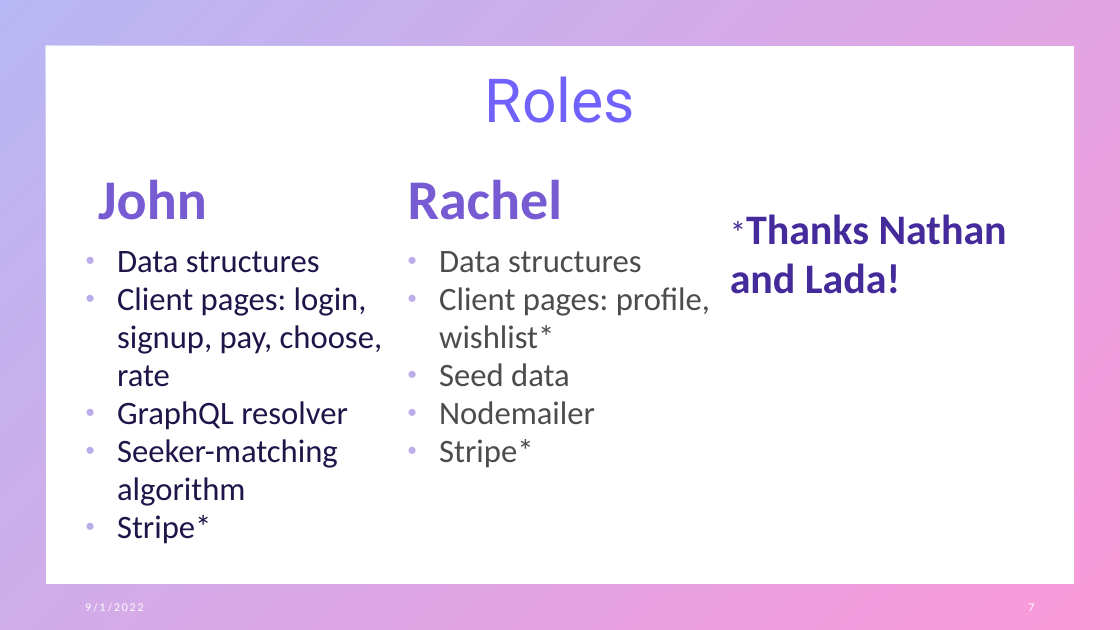
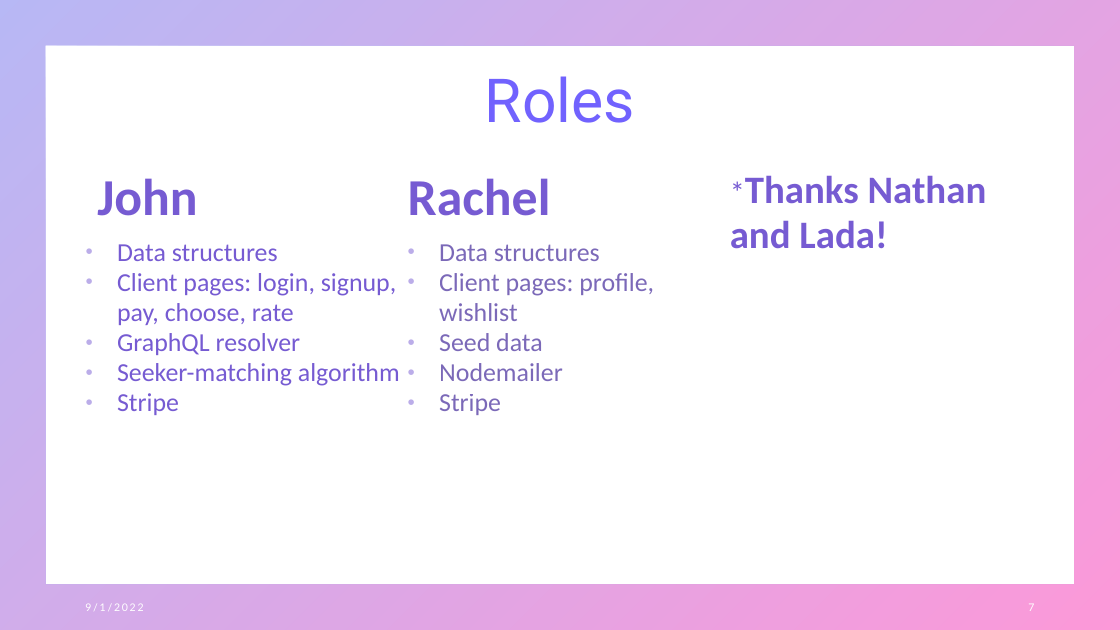
Before and after one commit to JohnSauter/Matchmaker, a slide deck: slide 7 of presentation/Matchmaker Presentation.pptx. Drawn at 1120x630 pixels with LibreOffice and Linux fonts; fonts in the diff are those of the drawing. Boxes give left, top, right and bottom in pixels: in the first picture for what was removed or moved away, otherwise in the second. Text is boxed around its words. In the diff, an @@ line names an element or a change of style, - is before the commit and + after.

```diff
--- a/presentation/Matchmaker Presentation.pptx
+++ b/presentation/Matchmaker Presentation.pptx
@@ text at (97,175,987,386): size 48 to 44.4 pt in "John", "Rachel"; size 28 to 22.2 pt in "Data structures", "Client pages: login, signup, pay, choose, rate", "GraphQL resolver", "Seeker-matching algorithm" and 3 more places; text colour #201449 to #765BD2 in "Data structures", "Client pages: login, signup, pay, choose, rate", "GraphQL resolver", "Seeker-matching algorithm"; text colour #000000 at 70% opacity to #442A9B at 70% opacity in "Data structures", "Seed data", "Nodemailer"; size 28 to 25.9 pt in "*Thanks"; size 36 to 33.3 pt, text colour #442A9B to #765BD2 in "*Thanks Nathan and Lada!" @@
@@ text at (439,273,654,321): text changed; size 28 to 22.2 pt; text colour #000000 at 70% opacity to #442A9B at 70% opacity @@
-• Client pages: profile, wishlist*
+• Client pages: profile, wishlist
@@ text at (117,393,179,415): text changed; size 28 to 22.2 pt; text colour #201449 to #765BD2 @@
-• Stripe*
+• Stripe
@@ text at (439,394,501,415): text changed; size 28 to 22.2 pt; text colour #000000 at 70% opacity to #442A9B at 70% opacity @@
-• Stripe*
+• Stripe
```
Also in this commit, not shown: 1 other slide changed.
